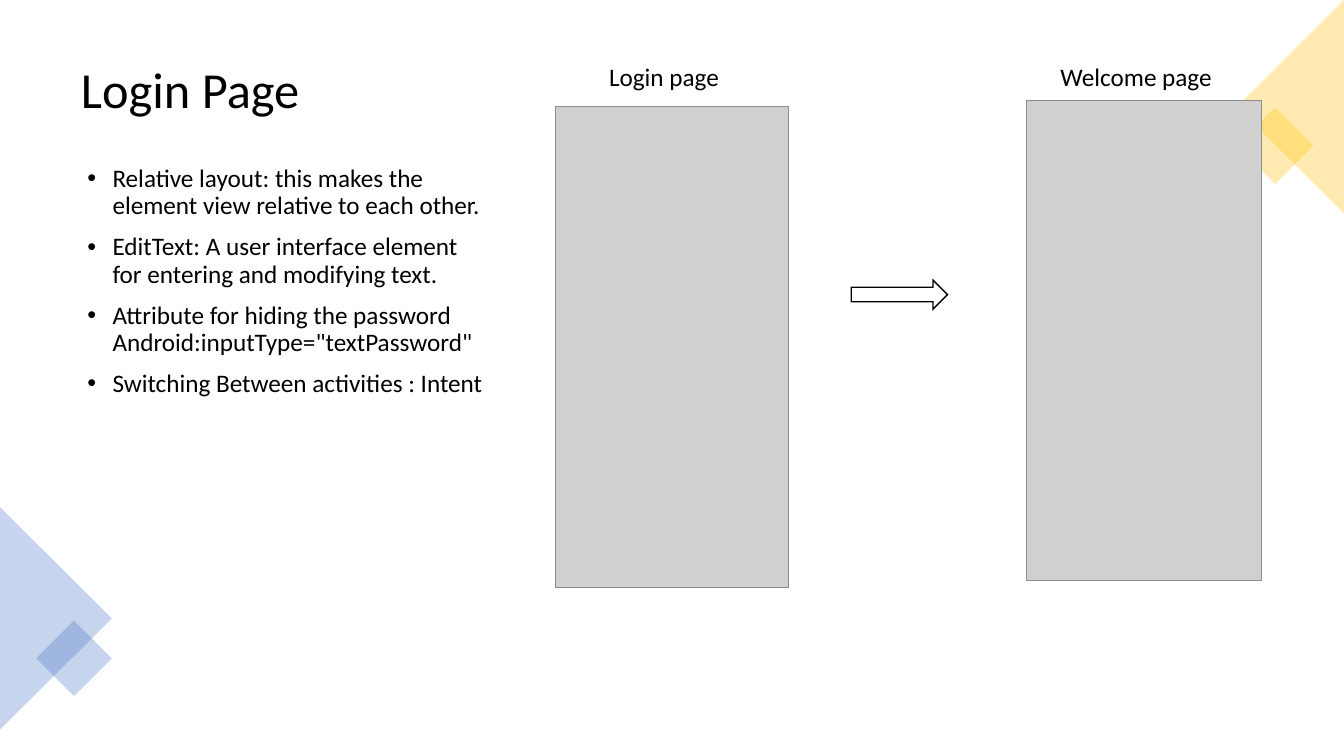
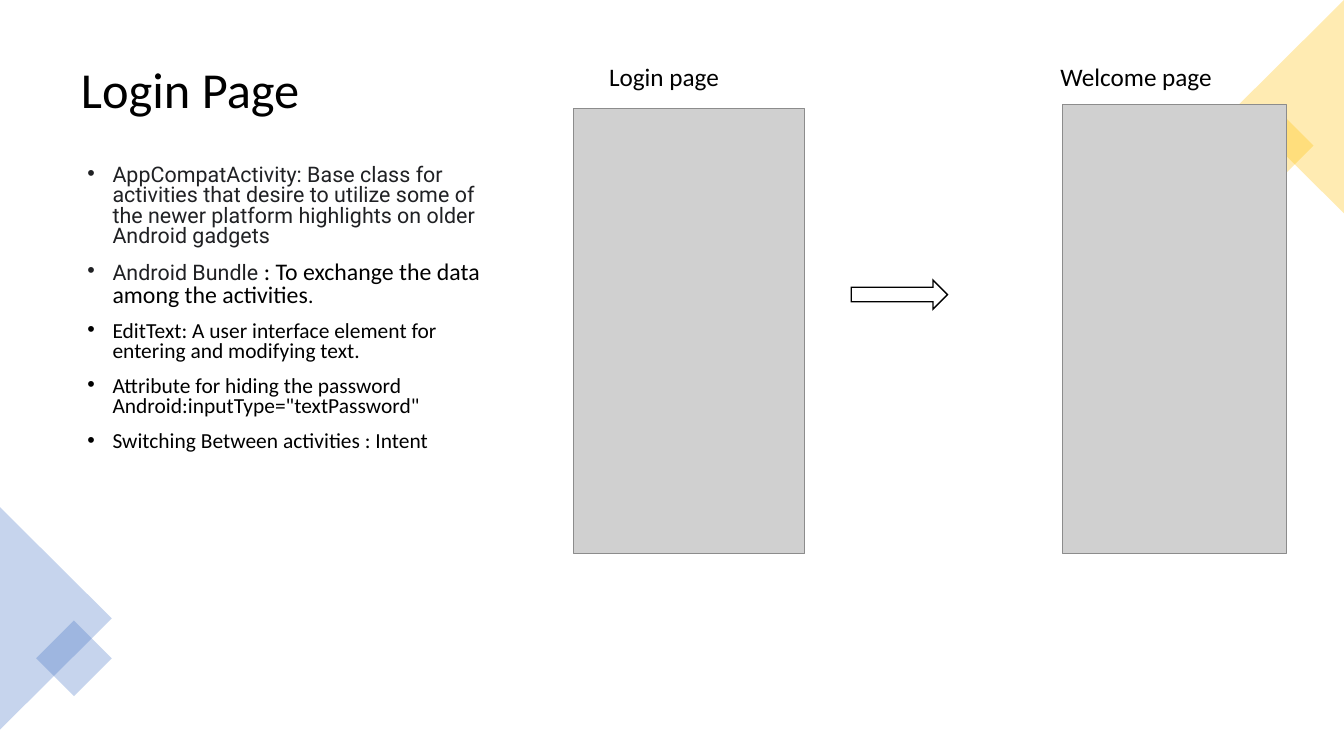
Before and after one commit to gollakousik123/Web_programming, a slide deck: slide 3 of WEB_Presentation-2/Web Development.pptx (slide 8 before the commit). Drawn at 1344x756 pixels with LibreOffice and Linux fonts; fonts in the diff are those of the drawing; grey boxes stand for pictures. Boxes give left, top, right and bottom in pixels: in the first picture for what was removed or moved away, otherwise in the second. Text is boxed around its words. In the diff, an @@ line names an element or a change of style, - is before the commit and + after.

```diff
--- a/WEB_Presentation-2/Web Development.pptx
+++ b/WEB_Presentation-2/Web Development.pptx
@@ picture: place and size @@
-picture at box(556, 107, 789, 588)
+picture at box(574, 109, 805, 555)
@@ picture: place and size @@
-picture at box(1026, 100, 1262, 581)
+picture at box(1063, 105, 1287, 555)
@@ text at box(113, 165, 480, 307): text changed; size 18 to 15.3 pt; font Calibri to Roboto; text colour #000000 to #202124 @@
-• Relative layout: this makes the element view relative to each other.
+• AppCompatActivity: Base class for activities that desire to utilize some of the newer platform highlights on older Android gadgets
+• Android Bundle : To exchange the data among the activities.
@@ text at box(113, 323, 437, 452): size 18 to 15.3 pt in "EditText: A user interface element for entering ...", "Attribute for hiding the password Android:inputType="textPas ...", "Switching Between activities : Intent"; line spacing 0.9 to 0.8 @@
```
Also in this commit, not shown: 5 other slides changed, 1 slide added, 7 slides removed, 2 other files.
